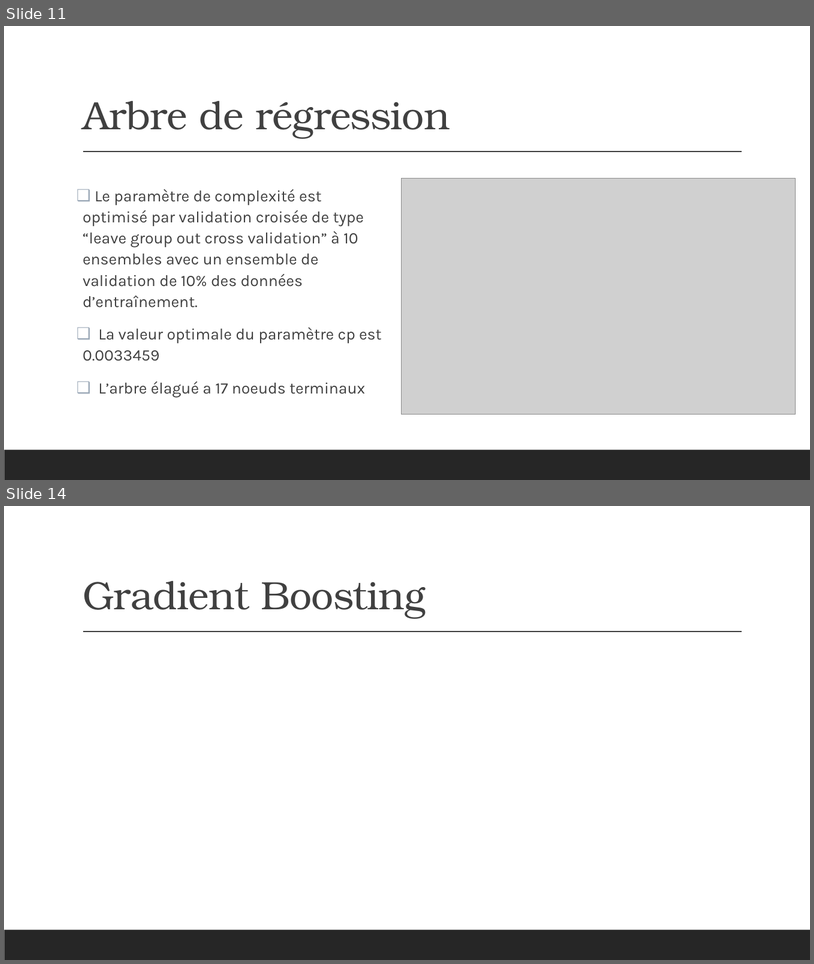
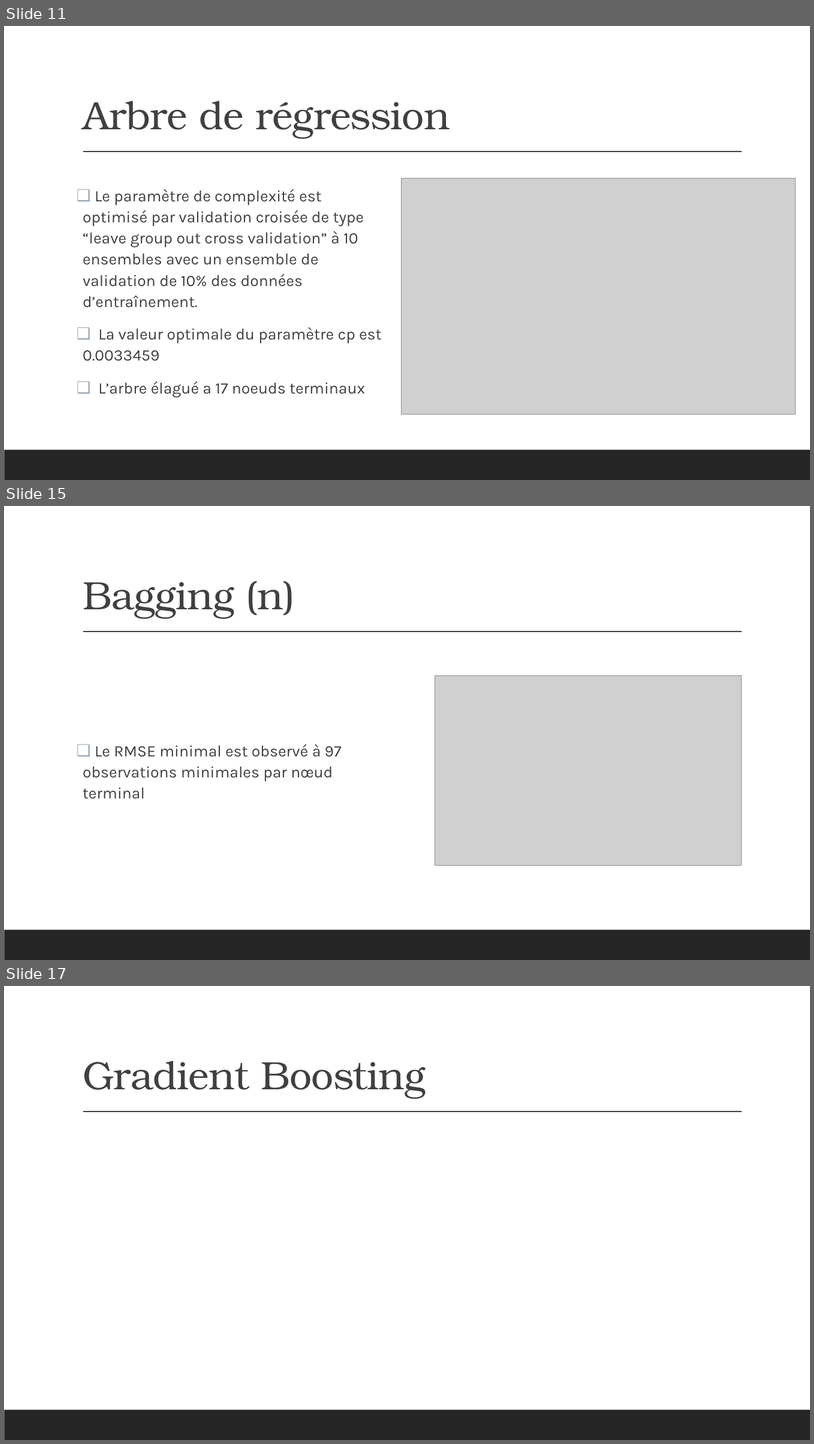
Before and after one commit to Dan-UL/PasDePlaziat, a slide deck: Final/Presentation_Equipe9.pptx. Shown one above the other, each under a label of ours: slides 11 and 14 before the commit, slides 11, 15 and 17 after it; the slides between them are not shown. The pictures are 814x964 and 814x1444 pixels, drawn with LibreOffice and Linux fonts; fonts in the diff are those of the drawing; grey boxes stand for pictures. Boxes give left, top, right and bottom in pixels: in the first picture for what was removed or moved away, otherwise in the second. Text is boxed around its words. In the diff, an @@ line names an element or a change of style, - is before the commit and + after.

```diff
--- a/Final/Presentation_Equipe9.pptx
+++ b/Final/Presentation_Equipe9.pptx
@@ slide 15 added at (x1=4, y1=506, x2=810, y2=960), background #FFFFFF; not listed: 2 template elements that a slide beside it also shows @@
@@ title added at (x1=83, y1=581, x2=295, y2=619), 47 pt, text #404040 @@
+Bagging (n)
@@ picture added at (x1=435, y1=675, x2=742, y2=865) @@
@@ text added at (x1=83, y1=744, x2=342, y2=799), 19 pt, text #404040 @@
+❑ Le RMSE minimal est observé à 97 observations minimales par nœud terminal
@@ what was slide 14 is now slide 17 @@
```
Also in this commit, not shown: 4 slides changed, 3 other slides added, 1 slide removed, 1 other file.
